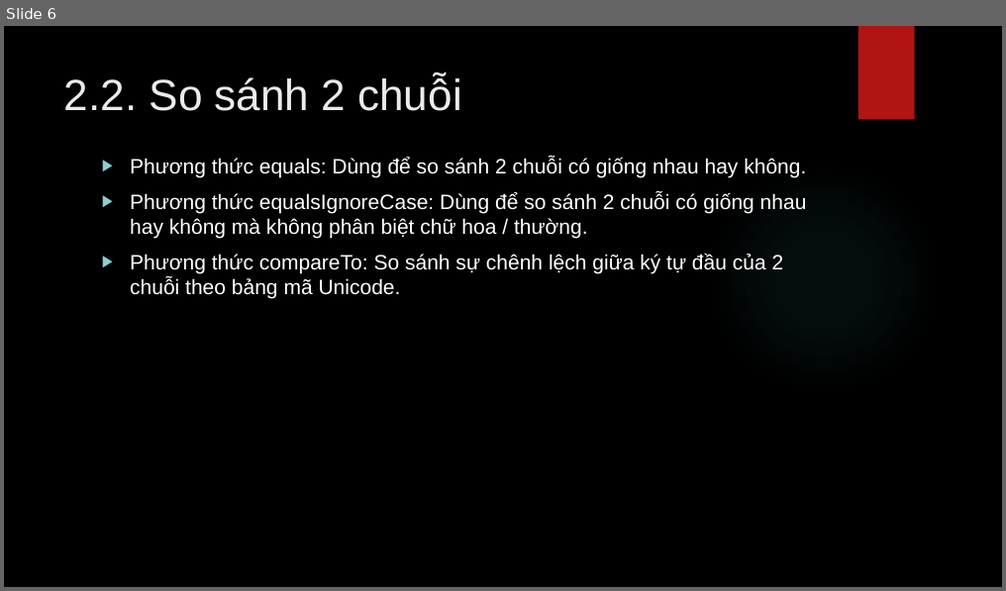
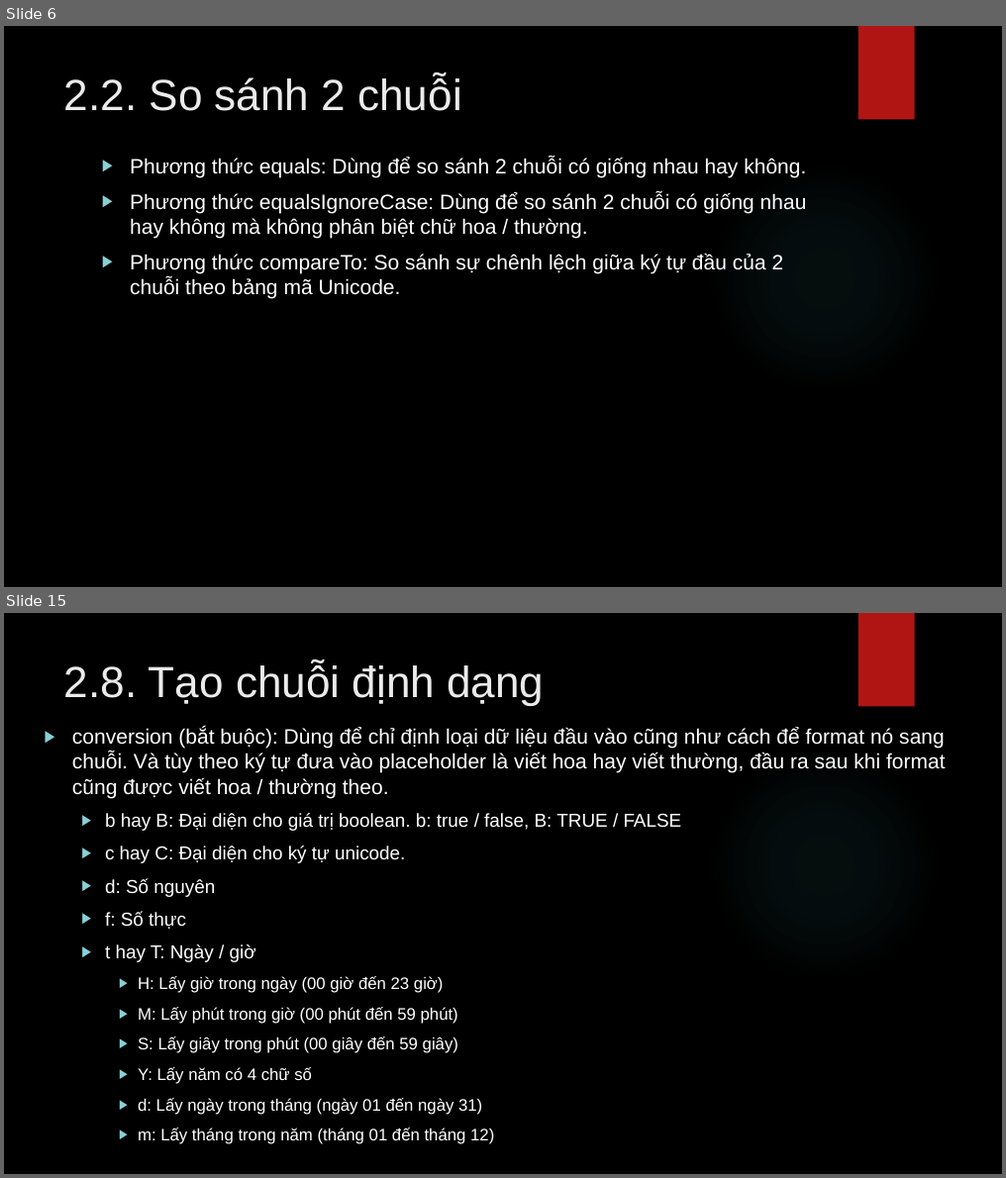
Before and after one commit to lequochai26/GDUTraining_Basic_Java_Web_Development, a slide deck: Slides/Day_2_2.pptx. Shown one above the other, each under a label of ours: slide 6 before the commit, slides 6 and 15 after it; the slides between them are not shown. The pictures are 1006x591 and 1006x1178 pixels, drawn with LibreOffice and Linux fonts; fonts in the diff are those of the drawing; background and template pictures are left out. Boxes give left, top, right and bottom in pixels: in the first picture for what was removed or moved away, otherwise in the second. Text is boxed around its words. In the diff, an @@ line names an element or a change of style, - is before the commit and + after.

Commit message:
Finished Day_2_2.pptx slide.

```diff
--- a/Slides/Day_2_2.pptx
+++ b/Slides/Day_2_2.pptx
@@ slide 15 added at bbox=[4, 613, 1002, 1174], background picture (left out); not listed: 2 template elements that a slide beside it also shows @@
@@ title added at bbox=[64, 662, 544, 705], 42 pt, text #EBEBEB @@
+2.8. Tạo chuỗi định dạng
@@ text added at bbox=[72, 728, 945, 1145], 16 pt, text #FFFFFF @@
+▶ conversion (bắt buộc): Dùng để chỉ định loại dữ liệu đầu vào cũng như cách để format nó sang chuỗi. Và tùy theo ký tự đưa vào placeholder là viết hoa hay viết thường, đầu ra sau khi format cũng được viết hoa / thường theo.
+  ▶ b hay B: Đại diện cho giá trị boolean. b: true / false, B: TRUE / FALSE
+  ▶ c hay C: Đại diện cho ký tự unicode.
+  ▶ d: Số nguyên
+  ▶ f: Số thực
+  ▶ t hay T: Ngày / giờ
+    ▶ H: Lấy giờ trong ngày (00 giờ đến 23 giờ)
+    ▶ M: Lấy phút trong giờ (00 phút đến 59 phút)
+    ▶ S: Lấy giây trong phút (00 giây đến 59 giây)
+    ▶ Y: Lấy năm có 4 chữ số
+    ▶ d: Lấy ngày trong tháng (ngày 01 đến ngày 31)
+    ▶ m: Lấy tháng trong năm (tháng 01 đến tháng 12)
```
Also in this commit, not shown: 43 other slides added.
